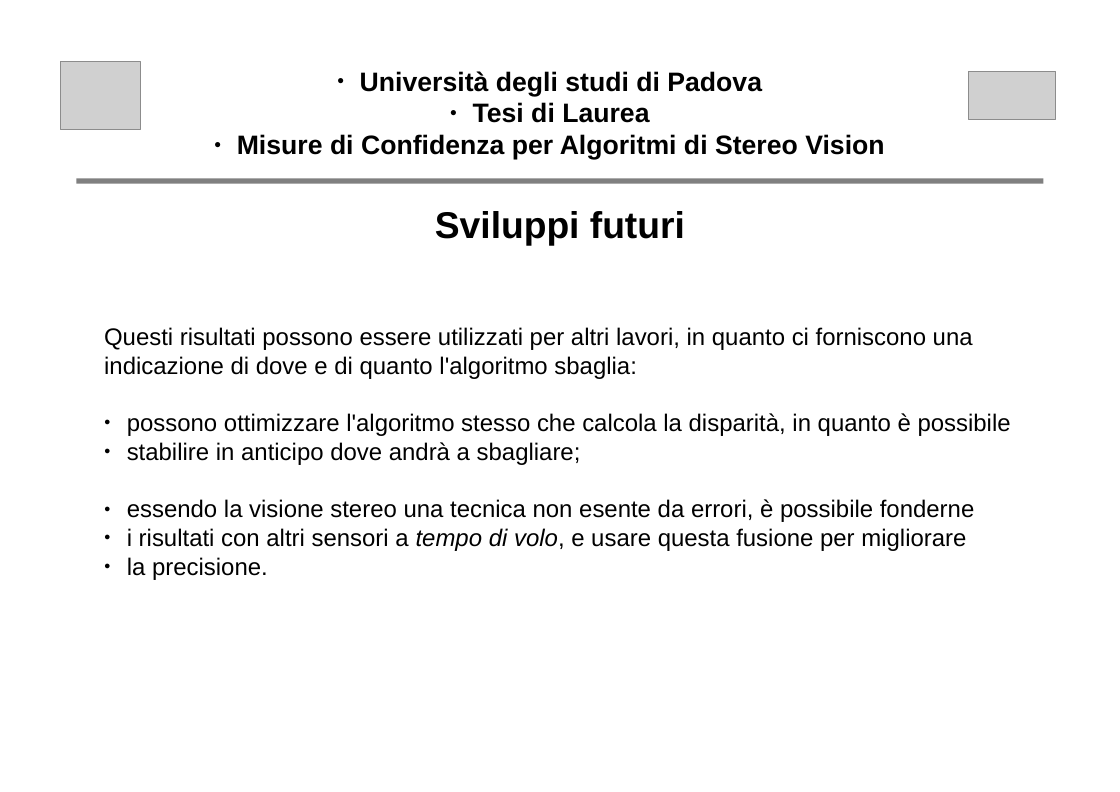
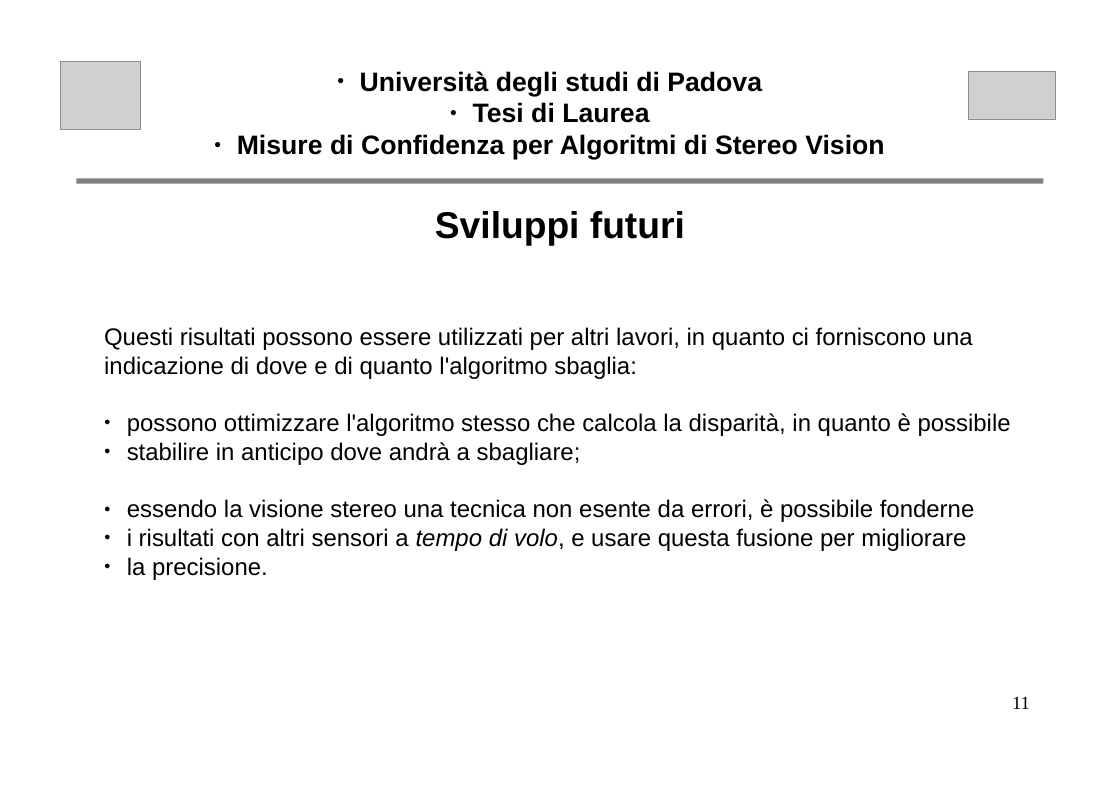
Before and after one commit to nicoladallago/Thesis, a slide deck: slide 11 of altro/presentazione.odp. Drawn at 1120x792 pixels with LibreOffice and Linux fonts; fonts in the diff are those of the drawing; grey boxes stand for pictures. Boxes give left, top, right and bottom in pixels: in the first picture for what was removed or moved away, otherwise in the second. Text is boxed around its words. In the diff, an @@ line names an element or a change of style, - is before the commit and + after.

```diff
--- a/altro/presentazione.odp
+++ b/altro/presentazione.odp
@@ page number added at (1012, 696, 1030, 709), 14 pt, text #000000 @@
+11
```
Also in this commit, not shown: 10 other slides changed, 4 other files.
